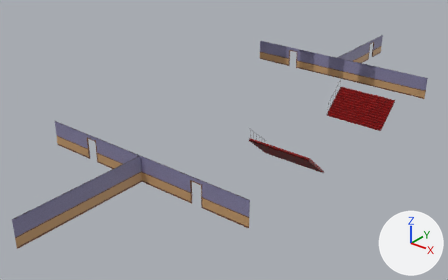
A saved change to the Blender file Assets/Resources/house/rdc_in.blend.
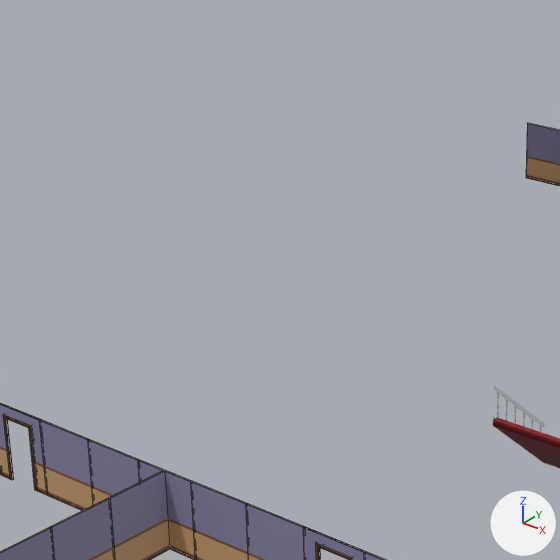
There are two pictures of each version: one whole from a camera (50 mm lens) standing at (40.3, -62.7, 25.5) and looking at (5.5, -19.2, -1.5), one close up on the part from 19% to 61% of the width and 0% to 66% of the height. The axes (+X, +Y, +Z) are drawn at lower right. The lights are the same throughout. The close-ups show mesh edges as thin lines.

Objects in the first close-up: 'doorway0_Cube.002', 'doorway0_Cube.003', 'stairs0_Cube.004', 'wall_0_Room.004', 'wall_0_Room.021', 'wall_0_Room.023', 'wall_0_Room.024', 'wall_0_Room.025', 'wall_0_Room.026', 'wall_0_Room.034', 'wall_0_Room.035', 'wall_0_Room.036'.
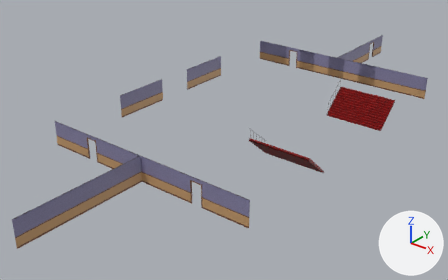
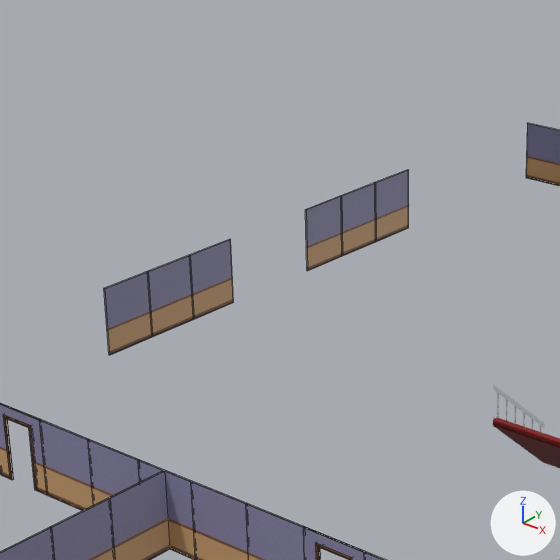
Boxes (x1, y1, x2, y2) around the edits, measured in the close-ups (560 x 560 px):
'wall_0_Room.017', added
    after: (104, 271, 153, 355)
'wall_0_Room.022', added
    after: (148, 255, 194, 337)
'wall_0_Room.029', added
    after: (190, 239, 234, 319)
'wall_0_Room.041', added
    after: (305, 196, 343, 271)
'wall_0_Room.038', added
    after: (341, 182, 376, 256)
'wall_0_Room.007', added
    after: (375, 170, 409, 242)

The change in detail:
Object 'wall_0_Room.041' (ob_wall_0_room_041) is new; it shows a copy of the mesh of ob_wall_0_room_036.
Its location is (-4.0, -13.0, 0.0).
Its rotation in degrees is (90, 0, 90).
Object 'wall_0_Room.038' (ob_wall_0_room_038) is new; it shows a copy of the mesh of ob_wall_0_room_036.
Its location is (-4.0, -11.0, 0.0).
Its rotation in degrees is (90, 0, 90).
Object 'wall_0_Room.029' (ob_wall_0_room_029) is new; it shows a copy of the mesh of ob_wall_0_room_036.
Its location is (-4.0, -19.0, 0.0).
Its rotation in degrees is (90, 0, 90).
Object 'wall_0_Room.022' (ob_wall_0_room_022) is new; it shows a copy of the mesh of ob_wall_0_room_036.
Its location is (-4.0, -21.0, 0.0).
Its rotation in degrees is (90, 0, 90).
Object 'wall_0_Room.017' (ob_wall_0_room_017) is new; it shows a copy of the mesh of ob_wall_0_room_036.
Its location is (-4.0, -23.0, 0.0).
Its rotation in degrees is (90, 0, 90).
Object 'wall_0_Room.007' (ob_wall_0_room_007) is new; it shows a copy of the mesh of ob_wall_0_room_036.
Its location is (-4.0, -9.0, 0.0).
Its rotation in degrees is (90, 0, 90).
